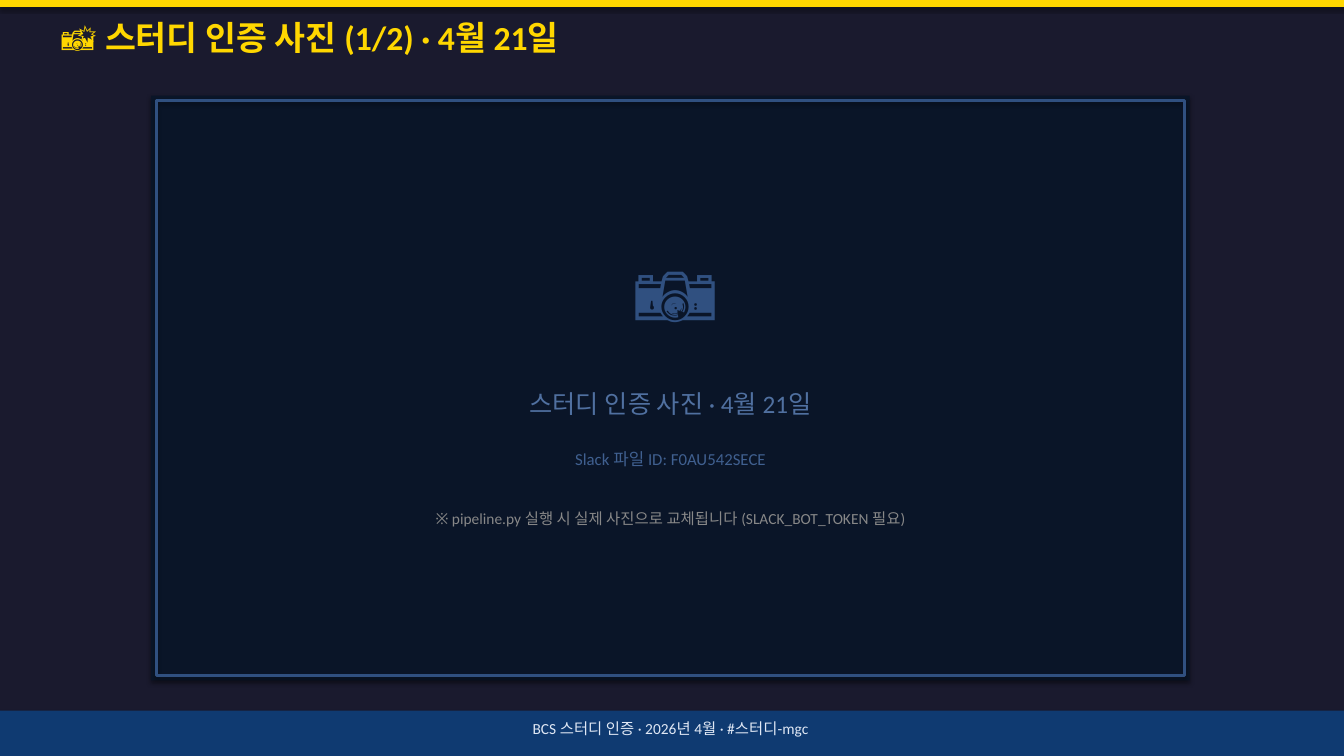
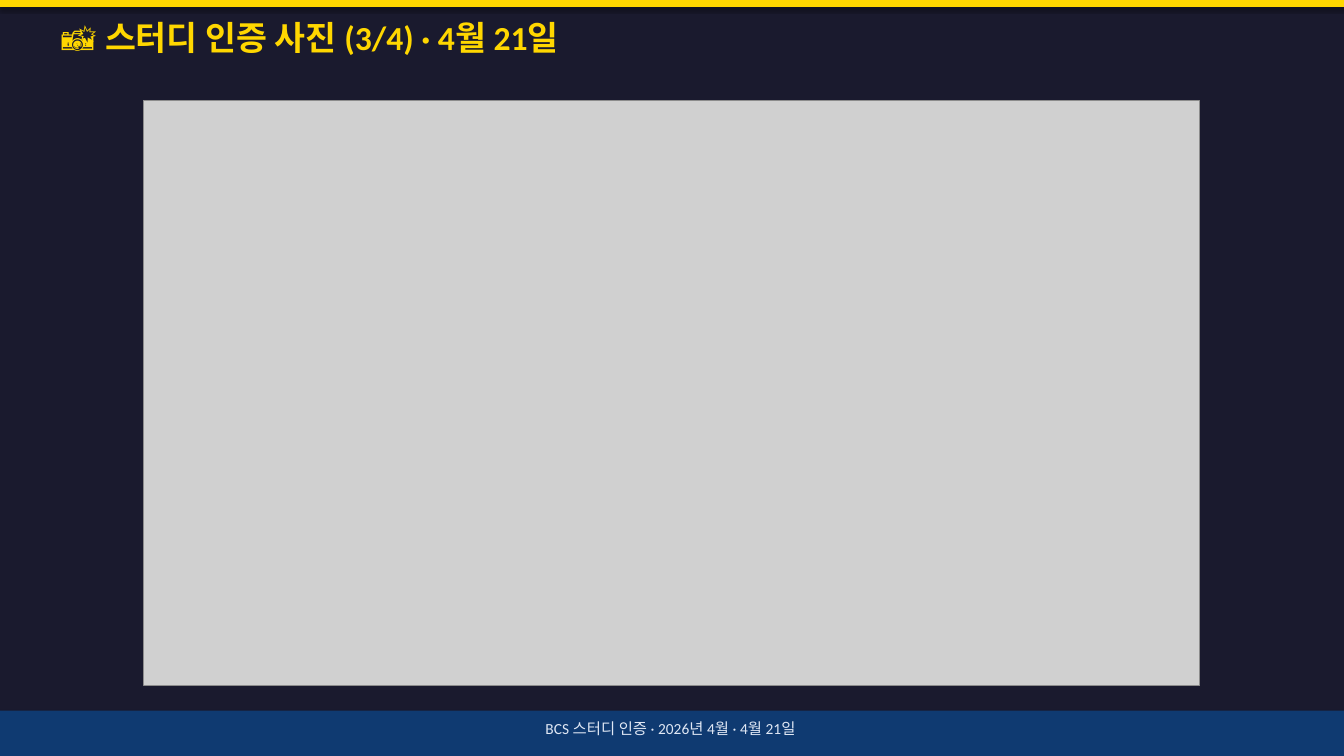
Before and after one commit to SooyoungLee95/BCS-Study-Meeting-Notes, a slide deck: slide 11 of 2604/바코스_스터디_2604.pptx (slide 9 before the commit). Drawn at 1344x756 pixels with LibreOffice and Linux fonts; fonts in the diff are those of the drawing; grey boxes stand for pictures. Boxes give left, top, right and bottom in pixels: in the first picture for what was removed or moved away, otherwise in the second. Text is boxed around its words. In the diff, an @@ line names an element or a change of style, - is before the commit and + after.

```diff
--- a/2604/바코스_스터디_2604.pptx
+++ b/2604/바코스_스터디_2604.pptx
@@ text at <box>105,21,559,55</box>: text changed @@
-📸 스터디 인증 사진 (1/2) · 4월 21일
+📸 스터디 인증 사진 (3/4) · 4월 21일
@@ picture added at <box>144,101,1200,686</box> @@
@@ rectangle removed at <box>151,96,1190,681</box> @@
@@ rectangle removed at <box>156,101,1185,676</box> @@
@@ text removed at <box>575,232,776,383</box> @@
-📷
@@ text removed at <box>530,392,812,415</box> @@
-스터디 인증 사진 · 4월 21일
@@ text removed at <box>575,451,766,466</box> @@
-Slack 파일 ID: F0AU542SECE
@@ text removed at <box>452,511,905,527</box> @@
-※ pipeline.py 실행 시 실제 사진으로 교체됩니다 (SLACK_BOT_TOKEN 필요)
@@ text at <box>545,721,796,736</box>: text changed @@
-BCS 스터디 인증 · 2026년 4월 · #스터디-mgc
+BCS 스터디 인증 · 2026년 4월 · 4월 21일
```
Also in this commit, not shown: 1 other slide changed, 2 slides added, 1 other file.
